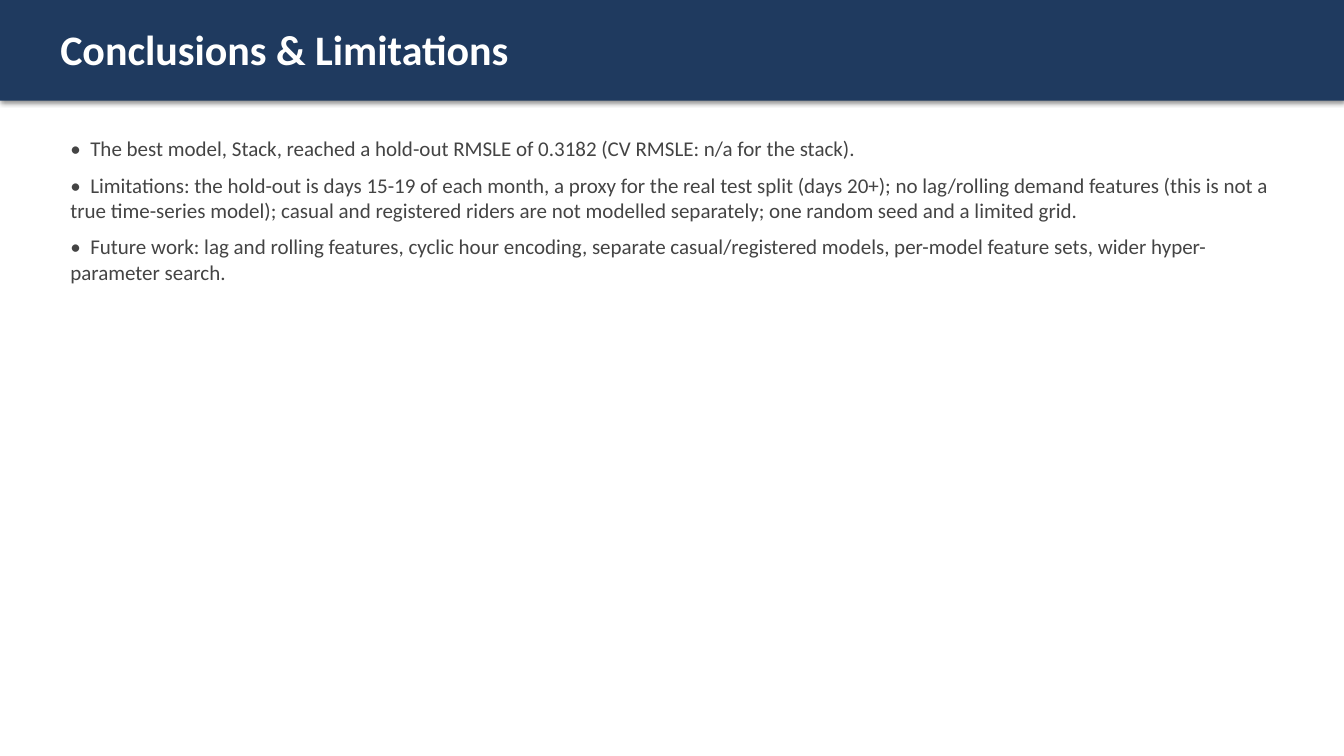
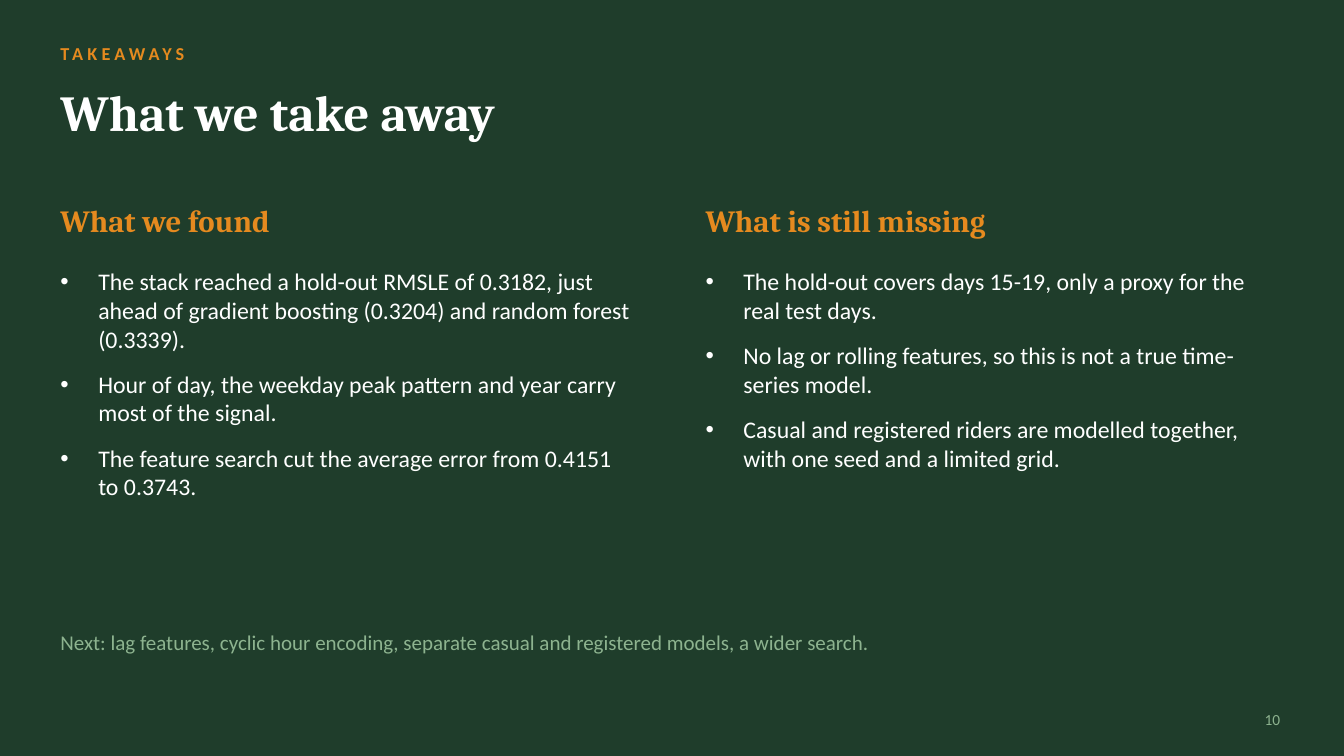
Before and after one commit to sauravs2006-max/Forecasting-Bike-Rental-Demand-ML-MINIPROJ, a slide deck: slide 10 of docs/presentation.pptx. Drawn at 1344x756 pixels with LibreOffice and Linux fonts; fonts in the diff are those of the drawing. Boxes give left, top, right and bottom in pixels: in the first picture for what was removed or moved away, otherwise in the second. Text is boxed around its words. In the diff, an @@ line names an element or a change of style, - is before the commit and + after.

```diff
--- a/docs/presentation.pptx
+++ b/docs/presentation.pptx
@@ background #FFFFFF to #1F3D2B @@
@@ rectangle removed at (0,0,1344,101) @@
@@ text removed at (60,35,508,66) @@
-Conclusions & Limitations
@@ text added at (60,42,968,78), 13 pt, text #E58A1F, bold @@
+TAKEAWAYS
@@ title added at (60,96,495,142), 36 pt, text #FFFFFF, bold @@
+What we take away
@@ text added at (60,210,269,232), 22 pt, text #E58A1F, bold @@
+What we found
@@ text added at (706,210,986,239), 22 pt, text #E58A1F, bold @@
+What is still missing
@@ text added at (98,273,629,495), 17 pt, text #FFFFFF @@
+• The stack reached a hold-out RMSLE of 0.3182, just ahead of gradient boosting (0.3204) and random forest (0.3339).
+• Hour of day, the weekday peak pattern and year carry most of the signal.
+• The feature search cut the average error from 0.4151 to 0.3743.
@@ text at (743,273,1244,471): text changed; size 15 to 17 pt; text colour #444444 to #FFFFFF @@
-• The best model, Stack, reached a hold-out RMSLE of 0.3182 (CV RMSLE: n/a for the stack).
-• Limitations: the hold-out is days 15-19 of each month, a proxy for the real test split (days 20+); no lag/rolling demand features (this is not a true time-series model); casual and registered riders are not modelled separately; one random seed and a limited grid.
-• Future work: lag and rolling features, cyclic hour encoding, separate casual/registered models, per-model feature sets, wider hyper-parameter search.
+• The hold-out covers days 15-19, only a proxy for the real test days.
+• No lag or rolling features, so this is not a true time-series model.
+• Casual and registered riders are modelled together, with one seed and a limited grid.
@@ text added at (60,635,868,654), 15 pt, text #8DB38F @@
+Next: lag features, cyclic hour encoding, separate casual and registered models, a wider search.
@@ page number added at (1265,715,1281,725), 11 pt, text #8DB38F @@
+10
```
Also in this commit, not shown: 6 other slides changed, 3 slides added, 3 slides removed.
